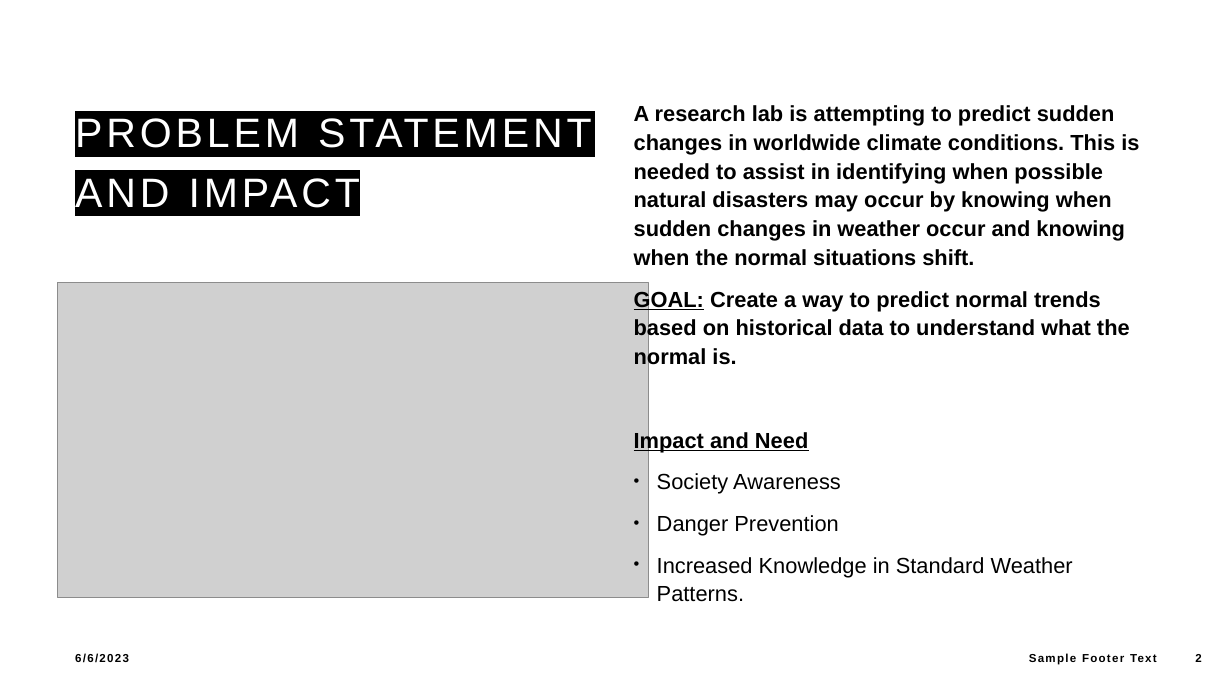
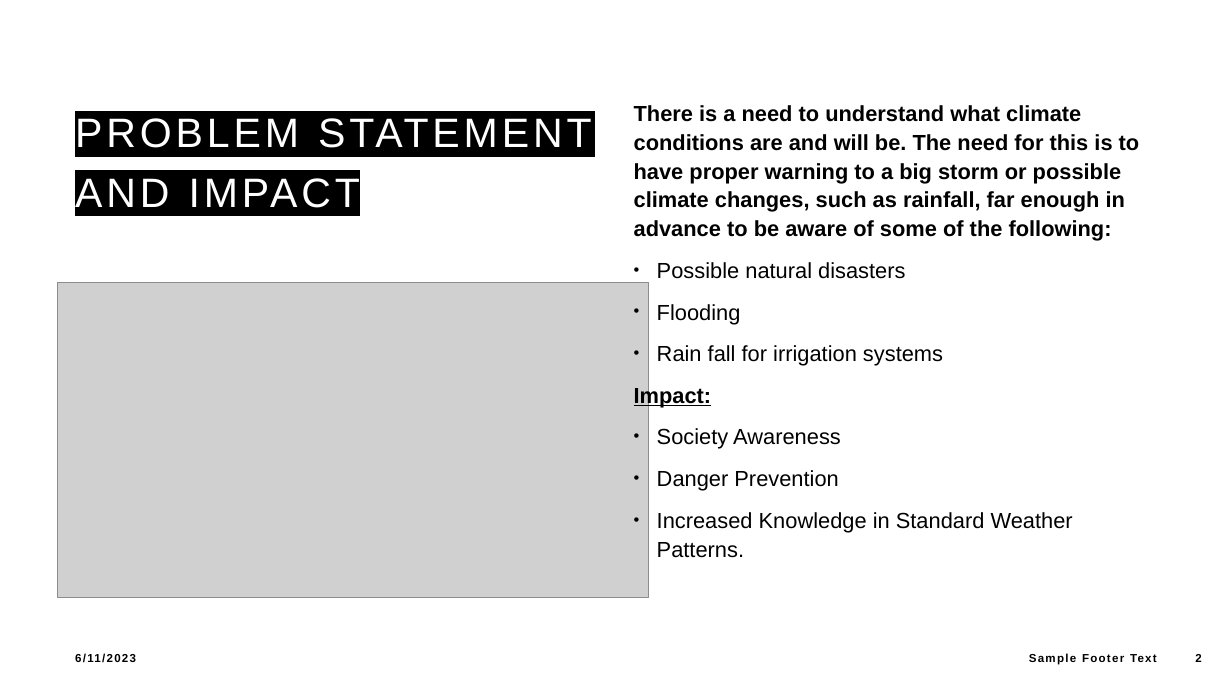
Before and after one commit to jerm914/AAI-510-Final-Project-TEAM-CAB, a slide deck: slide 2 of Final Project Section X-Team CAB.pptx. Drawn at 1232x693 pixels with LibreOffice and Linux fonts; fonts in the diff are those of the drawing; grey boxes stand for pictures; background and template pictures are left out. Boxes give left, top, right and bottom in pixels: in the first picture for what was removed or moved away, otherwise in the second. Text is boxed around its words. In the diff, an @@ line names an element or a change of style, - is before the commit and + after.

```diff
--- a/Final Project Section X-Team CAB.pptx
+++ b/Final Project Section X-Team CAB.pptx
@@ text at [634,105,1140,408]: text changed @@
-A research lab is attempting to predict sudden changes in worldwide climate conditions. This is needed to assist in identifying when possible natural disasters may occur by knowing when sudden changes in weather occur and knowing when the normal situations shift.
-GOAL: Create a way to predict normal trends based on historical data to understand what the normal is.
-Impact and Need
+There is a need to understand what climate conditions are and will be. The need for this is to have proper warning to a big storm or possible climate changes, such as rainfall, far enough in advance to be aware of some of the following:
+• Possible natural disasters
+• Flooding
+• Rain fall for irrigation systems
+Impact:
@@ text at [75,653,100,665]: text changed @@
-6/6/2023
+6/11/2023
```
Also in this commit, not shown: 1 other slide changed, 5 slides added, 4 slides removed.
